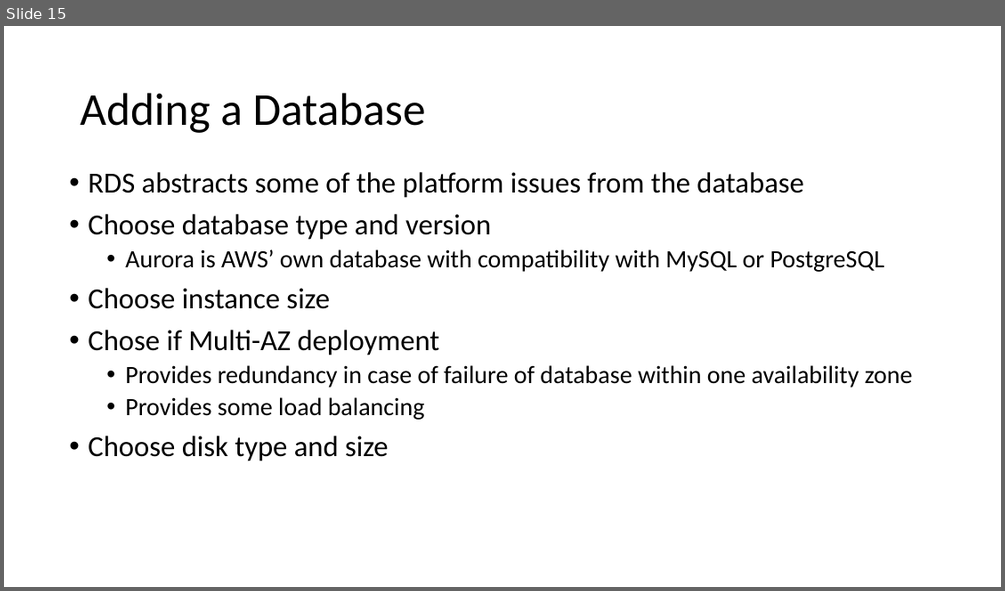
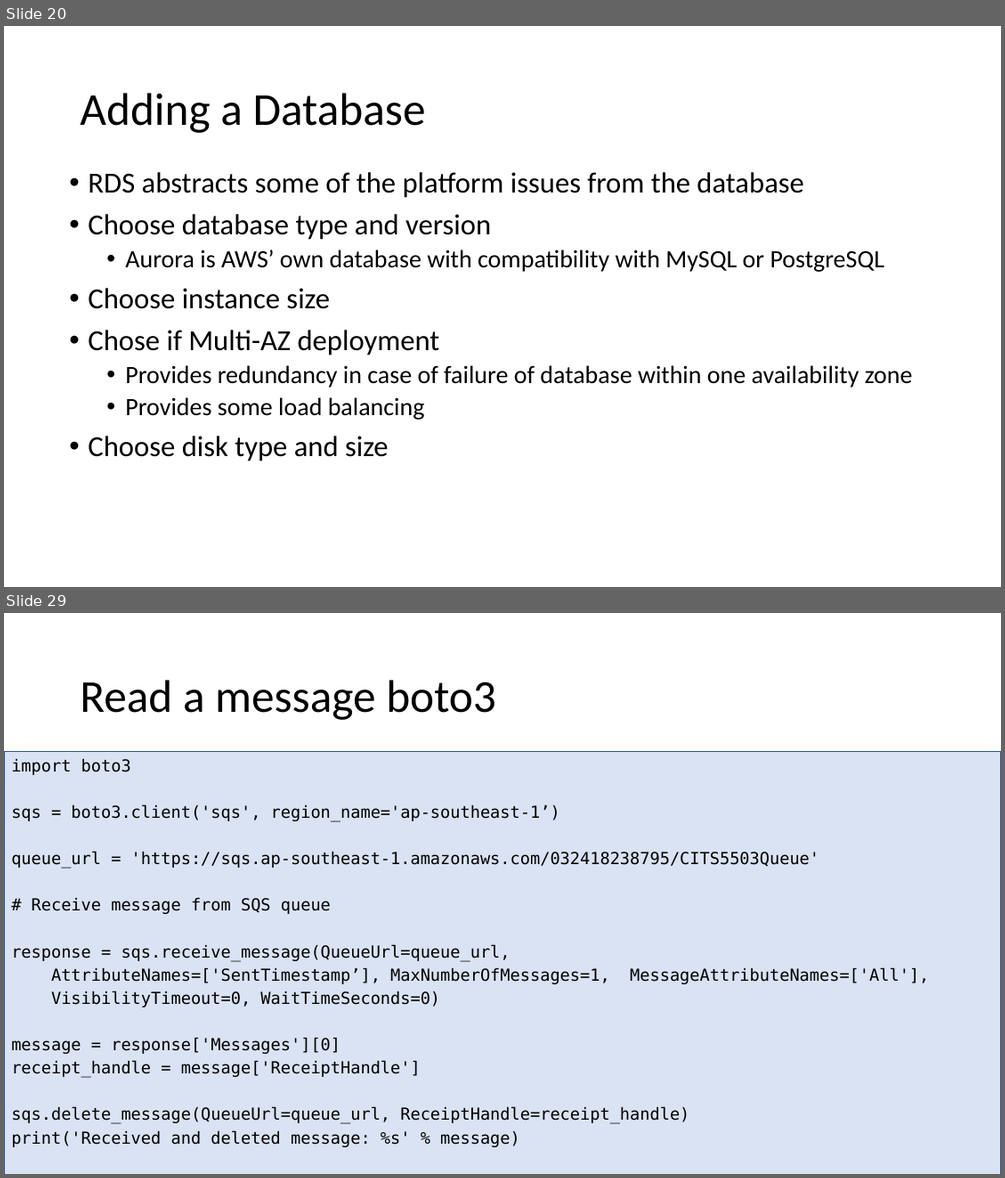
Before and after one commit to uwacsp/cits5503, a slide deck: Lectures/CITS5503WebArchitecture.pptx. Shown one above the other, each under a label of ours: slide 15 before the commit, slides 20 and 29 after it; the slides between them are not shown. The pictures are 1005x591 and 1005x1178 pixels, drawn with LibreOffice and Linux fonts; fonts in the diff are those of the drawing. Boxes give left, top, right and bottom in pixels: in the first picture for what was removed or moved away, otherwise in the second. Text is boxed around its words. In the diff, an @@ line names an element or a change of style, - is before the commit and + after.

```diff
--- a/Lectures/CITS5503WebArchitecture.pptx
+++ b/Lectures/CITS5503WebArchitecture.pptx
@@ slide 29 added at bbox=[4, 613, 1001, 1174], background #FFFFFF @@
@@ title added at bbox=[80, 680, 496, 720], 44 pt, text #000000 @@
+Read a message boto3
@@ rectangle added at bbox=[4, 751, 1001, 1174], fill #DAE3F3, outline #325491 1 pt, 16 pt, text #000000 @@
+import boto3
+sqs = boto3.client('sqs', region_name='ap-southeast-1’)
+queue_url = 'https://sqs.ap-southeast-1.amazonaws.com/032418238795/CITS5503Queue'
+# Receive message from SQS queue
+response = sqs.receive_message(QueueUrl=queue_url,
+AttributeNames=['SentTimestamp’], MaxNumberOfMessages=1, MessageAttributeNames=['All'],
+VisibilityTimeout=0, WaitTimeSeconds=0)
+message = response['Messages'][0]
+receipt_handle = message['ReceiptHandle']
+sqs.delete_message(QueueUrl=queue_url, ReceiptHandle=receipt_handle)
+print('Received and deleted message: %s' % message)
@@ what was slide 15 is now slide 20 @@
```
Also in this commit, not shown: 8 slides changed, 13 other slides added, 5 slides removed, 1 other file.
